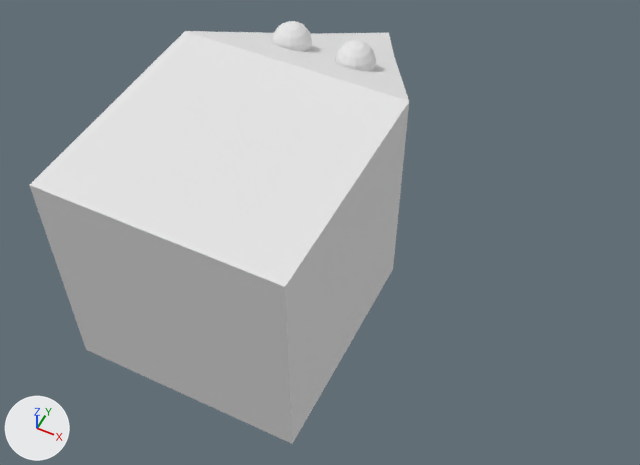
A saved change to the OBJ model resources/generic_object.obj.
Camera for both pictures: a camera (50 mm lens) standing at (2.73, -3.98, 5.35) and looking at (0.5, 0.48, -0.22). Every picture has the same lights, and +X, +Y and +Z are marked at lower left. Where no turn or scale is listed for an object, it has been applied to the vertices.

The first picture shows 'Cube', 'Sphere.001_Sphere.002', 'tip_Cube.001'.
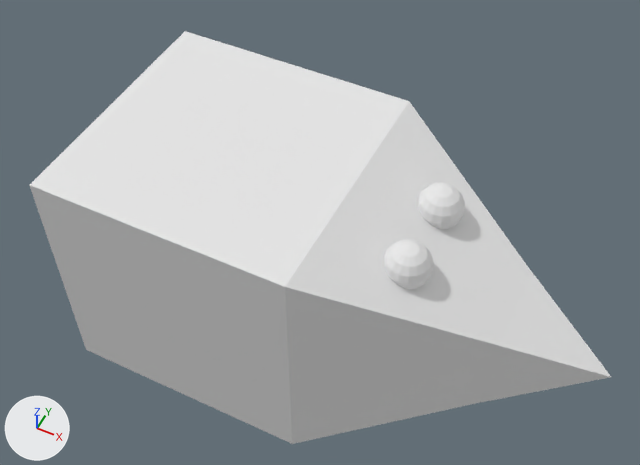
Edits to the bpy script that builds the scene:
```text
Change me_cube:
    where me_cube.from_pydata(...)  # 9 vertices, 9 faces; spans x -1.0..1.0, y -1.0..3.0, z -1.0..1.0
    used by ob_cube; location = (0.0, 0.0, 0.0)
    me_cube part 1: the whole mesh is turned -90 degrees about the z axis through the mesh origin
Add me_tip:
    me_tip.from_pydata([(2.262, -0.37, 0.37), (2.262, -0.37, -0.37), (3.044, 0.0, 0.0), (2.262, 0.37, -0.37), (2.262, 0.37, 0.37)], [], [(0, 1, 2), (1, 3, 2), (4, 0, 2), (3, 4, 2)])
    me_tip.materials.append(mat_none)  # white #e7e7e7
Add me_eyes:
    me_eyes.from_pydata(...)  # a UV sphere (16 segments, 8 rings, poles along z) spanning x 1.381..1.726, y 0.128..0.472, z 0.591..0.936; a UV sphere (16 segments, 8 rings, poles along z) spanning x 1.381..1.726, y -0.472..-0.128, z 0.591..0.936
    me_eyes.materials.append(mat_none)  # white #e7e7e7
Remove ob_sphere_001_sphere_002:
    ob_sphere_001_sphere_002 = bpy.data.objects.new('Sphere.001_Sphere.002', me_sphere_001_sphere_002)
    ob_sphere_001_sphere_002.location = (0.0, 0.0, 0.0)
Remove ob_tip_cube_001:
    ob_tip_cube_001 = bpy.data.objects.new('tip_Cube.001', me_tip_cube_001)
    ob_tip_cube_001.location = (0.0, 0.0, 0.0)
Add ob_tip:
    ob_tip = bpy.data.objects.new('tip', me_tip)
    ob_tip.location = (0.0, 0.0, 0.0)
Add ob_eyes:
    ob_eyes = bpy.data.objects.new('eyes', me_eyes)
    ob_eyes.location = (0.0, 0.0, 0.0)
```

Changed parts and their boxes (x1, y1, x2, y2) in the pictures (640 x 465 px):
'Cube', mesh turned: before (29, 31, 409, 444); after (29, 31, 530, 444)
'tip', added: after (482, 270, 611, 402)
'eyes', added: after (384, 182, 465, 289)
'Sphere.001_Sphere.002', deleted: before (272, 21, 376, 71)
'tip_Cube.001', deleted: before (322, 33, 394, 55)
